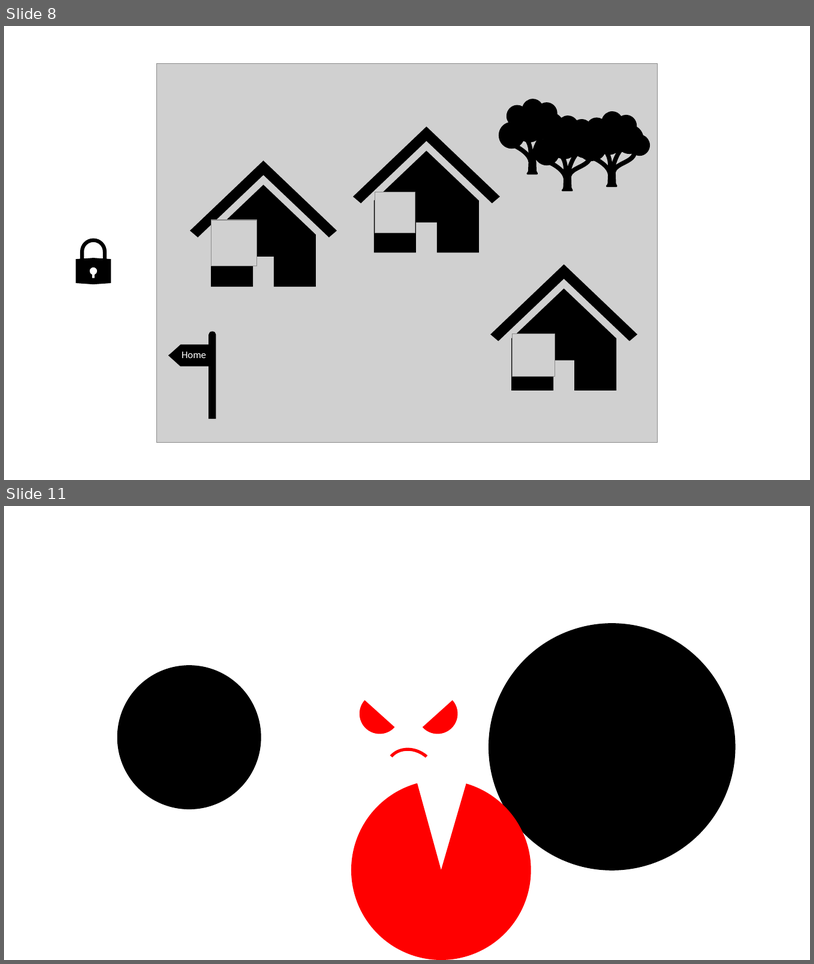
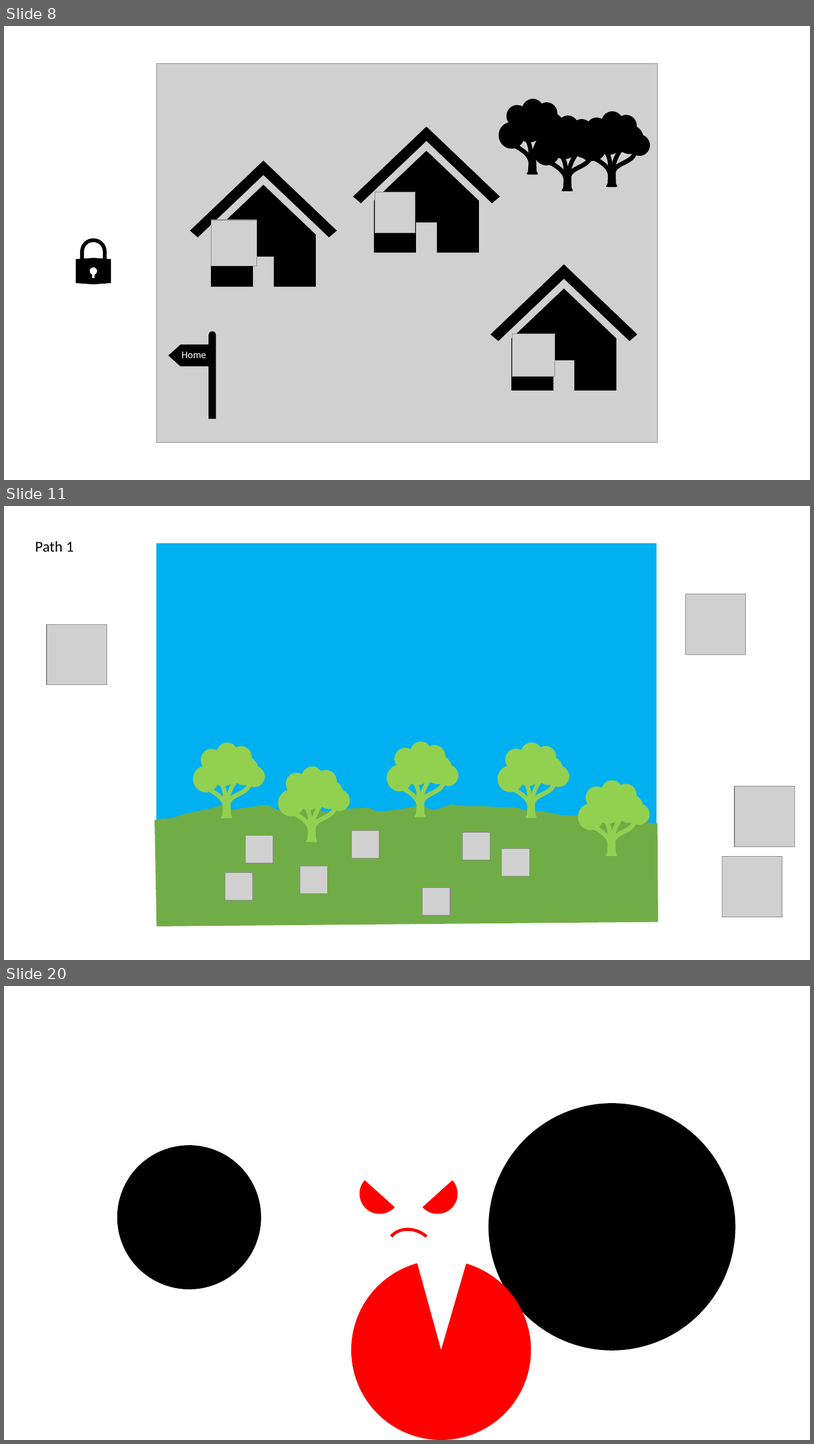
Before and after one commit to AmeliaTYR/SlimeFighter, a slide deck: otherFiles/art.pptx. Shown one above the other, each under a label of ours: slides 8 and 11 before the commit, slides 8, 11 and 20 after it; the slides between them are not shown. The pictures are 814x964 and 814x1444 pixels, drawn with LibreOffice and Linux fonts; fonts in the diff are those of the drawing; grey boxes stand for pictures. Boxes give left, top, right and bottom in pixels: in the first picture for what was removed or moved away, otherwise in the second. Text is boxed around its words. In the diff, an @@ line names an element or a change of style, - is before the commit and + after.

```diff
--- a/otherFiles/art.pptx
+++ b/otherFiles/art.pptx
@@ slide 11 added at box(4, 506, 810, 960), background #FFFFFF @@
@@ text added at box(35, 541, 74, 552), 18 pt, text #000000 @@
+Path 1
@@ rectangle added at box(156, 544, 657, 854), fill #00B0F0 @@
@@ picture added at box(686, 594, 746, 655) @@
@@ picture added at box(47, 625, 107, 685) @@
@@ freeform shape added at box(194, 742, 266, 818), fill #92D050 @@
@@ freeform shape added at box(387, 741, 459, 817), fill #92D050 @@
@@ freeform shape added at box(498, 742, 570, 818), fill #92D050 @@
@@ freeform shape added at box(278, 766, 350, 842), fill #92D050 @@
@@ freeform shape added at box(578, 780, 650, 856), fill #92D050 @@
@@ picture added at box(735, 786, 795, 847) @@
@@ freeform shape added at box(155, 804, 659, 927), fill #70AD47 @@
@@ picture added at box(245, 835, 273, 863) @@
@@ picture added at box(352, 830, 380, 858) @@
@@ picture added at box(463, 832, 491, 860) @@
@@ picture added at box(502, 849, 530, 876) @@
@@ picture added at box(723, 856, 783, 917) @@
@@ picture added at box(225, 873, 253, 900) @@
@@ picture added at box(300, 866, 328, 894) @@
@@ picture added at box(423, 887, 450, 915) @@
@@ what was slide 11 is now slide 20 @@
```
Also in this commit, not shown: 2 slides changed, 12 other slides added, 4 slides removed, 17 other files.
